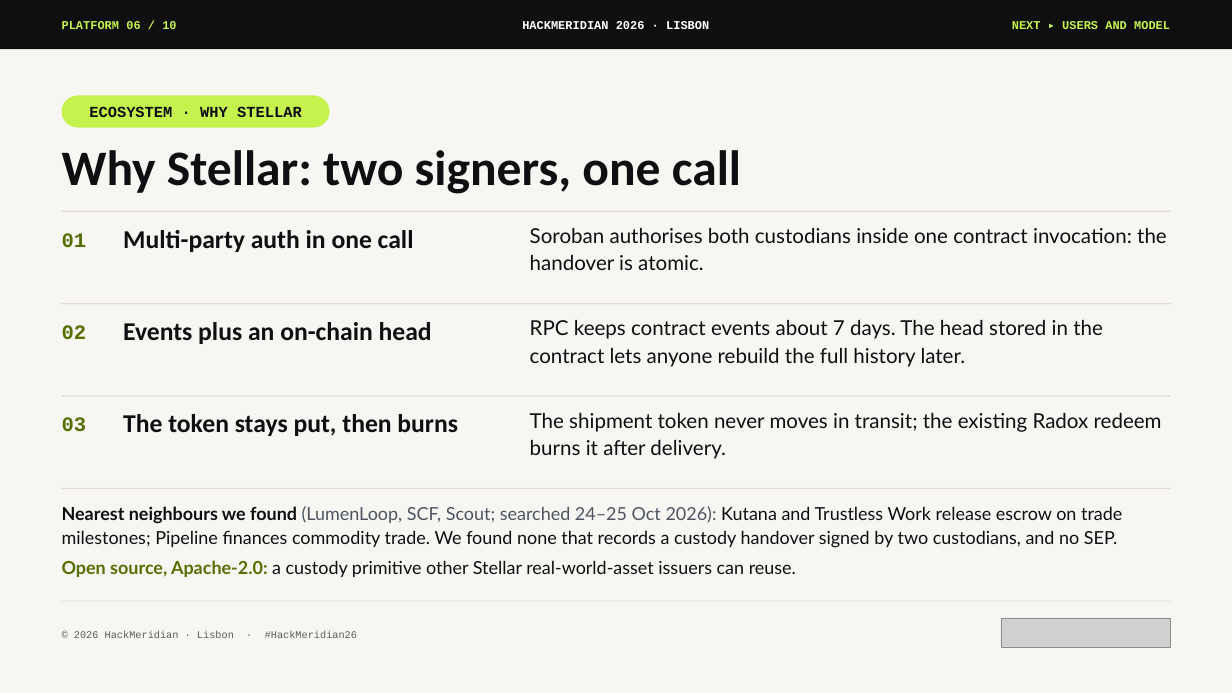
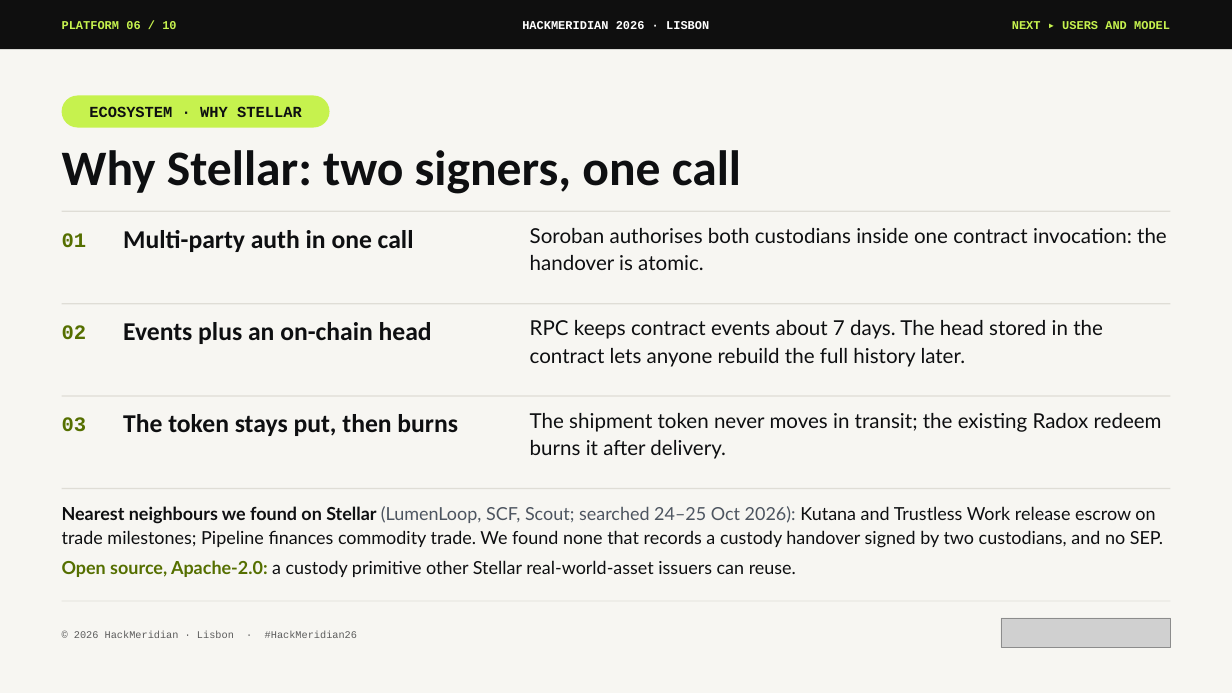
Before and after one commit to pwsaragossy/hackmeridian-cos, a slide deck: slide 6 of projects/hackmeridian-rail/deck/radox-custody-rail.pptx. Drawn at 1232x693 pixels with LibreOffice and Linux fonts; fonts in the diff are those of the drawing; grey boxes stand for pictures. Boxes give left, top, right and bottom in pixels: in the first picture for what was removed or moved away, otherwise in the second. Text is boxed around its words. In the diff, an @@ line names an element or a change of style, - is before the commit and + after.

```diff
--- a/projects/hackmeridian-rail/deck/radox-custody-rail.pptx
+++ b/projects/hackmeridian-rail/deck/radox-custody-rail.pptx
@@ text at box(62, 506, 1163, 548): text changed @@
-Nearest neighbours we found (LumenLoop, SCF, Scout; searched 24–25 Oct 2026): Kutana and Trustless Work release escrow on trade milestones; Pipeline finances commodity trade. We found none that records a custody handover signed by two custodians, and no SEP.
+Nearest neighbours we found on Stellar (LumenLoop, SCF, Scout; searched 24–25 Oct 2026): Kutana and Trustless Work release escrow on trade milestones; Pipeline finances commodity trade. We found none that records a custody handover signed by two custodians, and no SEP.
```
Also in this commit, not shown: 2 other slides changed, 4 other files.
